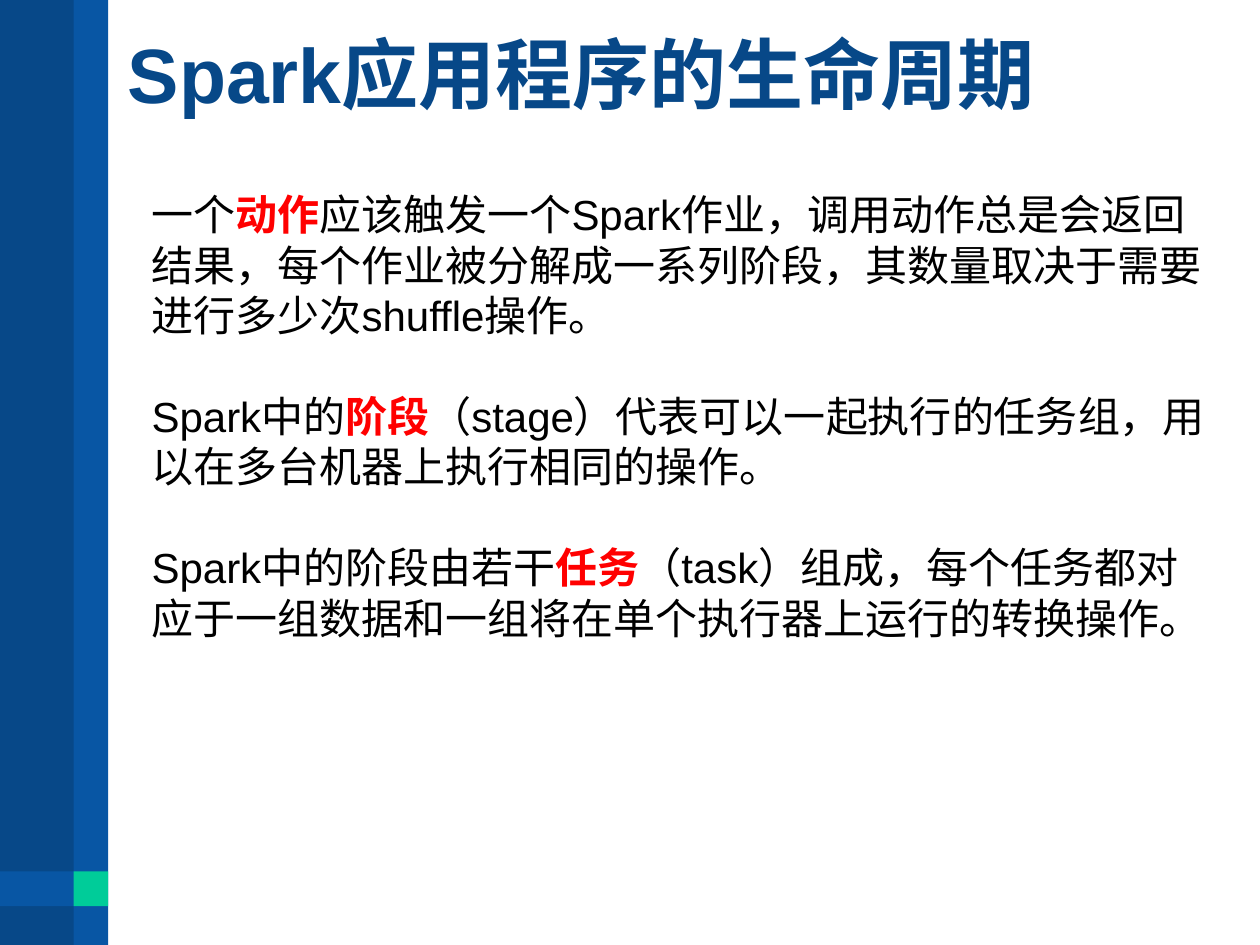
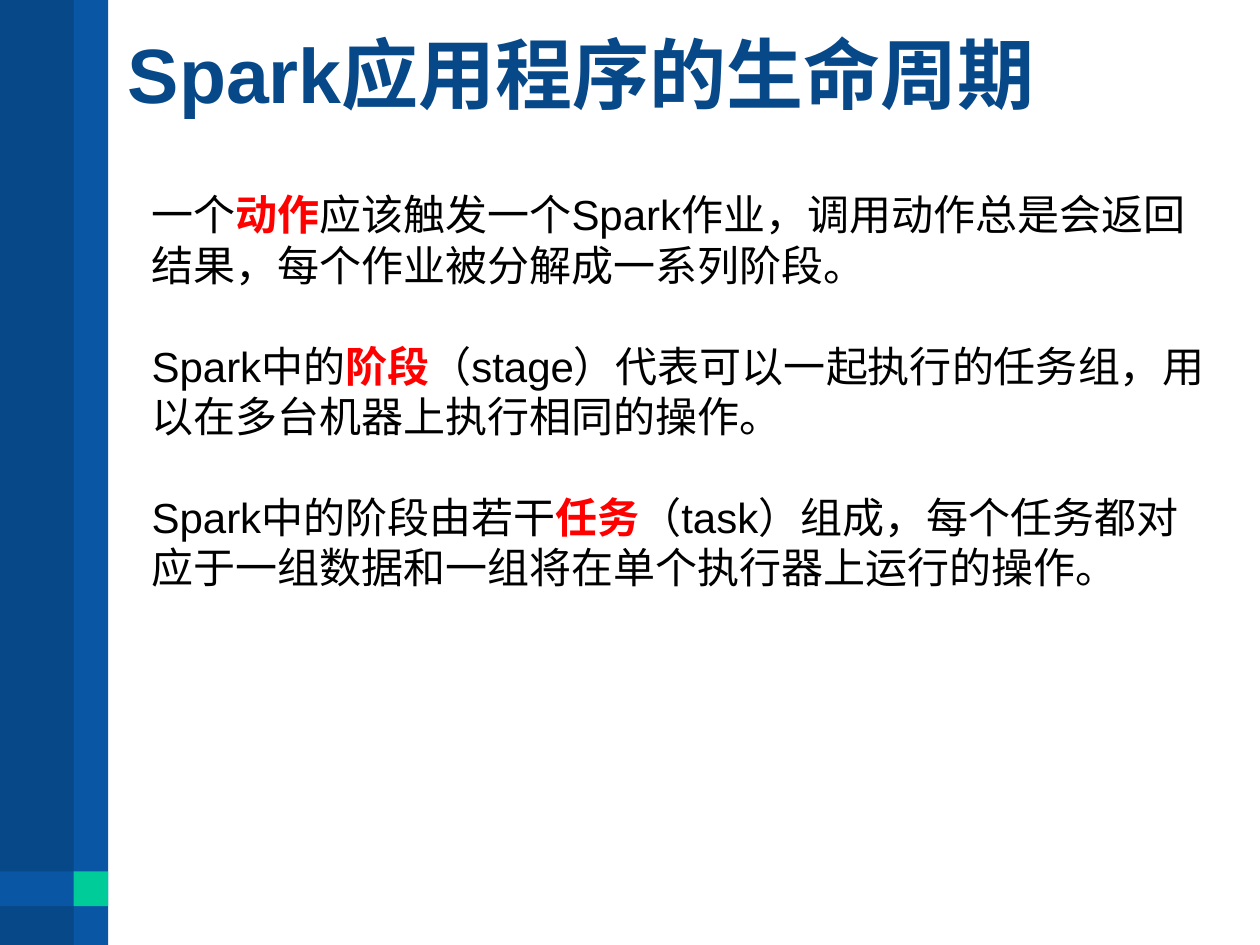
Before and after one commit to wxyzjf/parquet_20200823, a slide deck: slide 23 of SPARK Parquet 简谈.pptx. Drawn at 1260x945 pixels with LibreOffice and Linux fonts; fonts in the diff are those of the drawing. Boxes give left, top, right and bottom in pixels: in the first picture for what was removed or moved away, otherwise in the second. Text is boxed around its words. In the diff, an @@ line names an element or a change of style, - is before the commit and + after.

```diff
--- a/SPARK Parquet 简谈.pptx
+++ b/SPARK Parquet 简谈.pptx
@@ text at [152,194,1186,286]: text changed @@
-一个动作应该触发一个Spark作业，调用动作总是会返回结果，每个作业被分解成一系列阶段，其数量取决于需要进行多少次shuffle操作。
+一个动作应该触发一个Spark作业，调用动作总是会返回结果，每个作业被分解成一系列阶段。
@@ text at [152,499,1179,587]: text changed @@
-Spark中的阶段由若干任务（task）组成，每个任务都对应于一组数据和一组将在单个执行器上运行的转换操作。
+Spark中的阶段由若干任务（task）组成，每个任务都对应于一组数据和一组将在单个执行器上运行的操作。
```
Also in this commit, not shown: 11 other slides changed, 3 slides removed.
